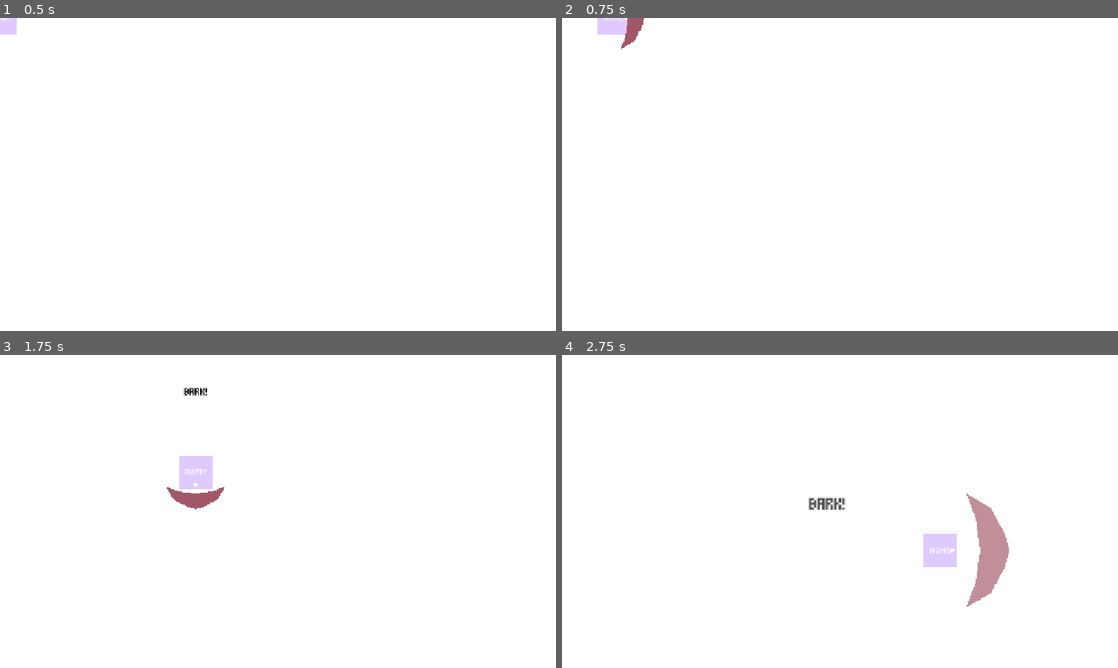
Above: before the commit, frames 1-4 (two rows, left to right).
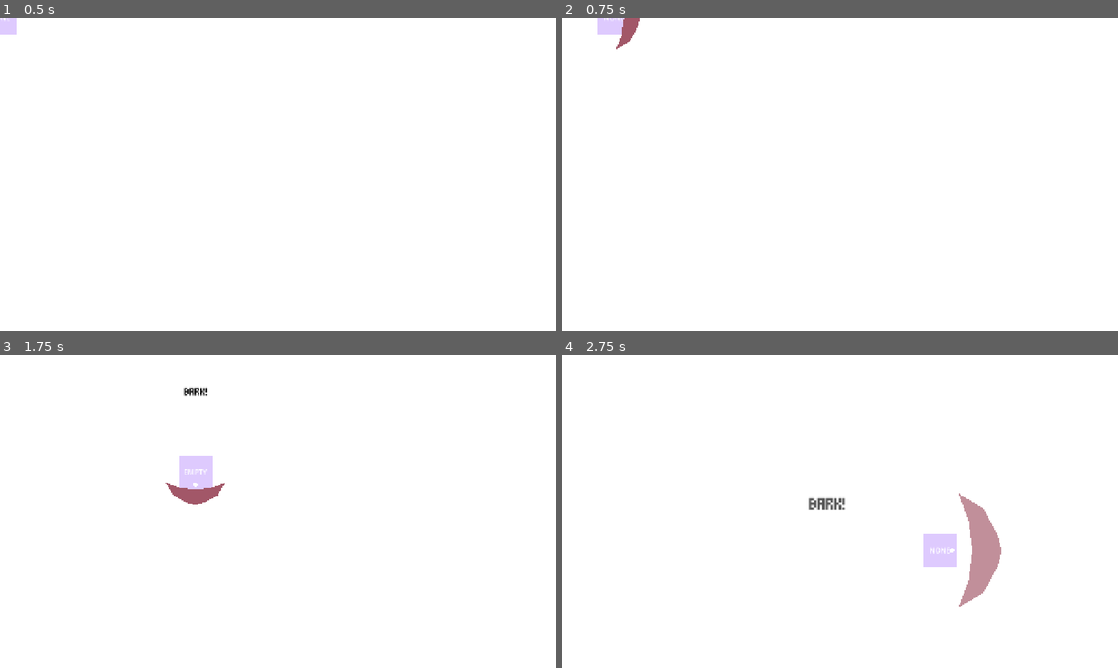
Above: after the commit, the same moments.

Repository: OzelotVanilla/GJ_One
Game: Godot game, scene res://scenes/actors/WanCat/WanCat.tscn
Same seed, same stepped clock (60 frames per second), same inputs: the game is played once before the commit and once after it. The project has no main scene, so this scene is started directly.
Inputs (mouse positions are in pixels of both pictures, inside the frame that each line leads up to):
- Up to frame 1 (0.5 s): no input
- Up to frame 2 (0.75 s): tap Enter at 0.5 s; move the mouse to (962, 158) at 0.52 s; hold D (move_right) from 0.53 s (still down); hold Space (bark) from 0.53 s (still down); click (962, 158) at 0.67 s
- Up to frame 3 (1.75 s): move the mouse to (166, 527) at 1.27 s; release D (move_right) at 1.28 s; release Space (bark) at 1.28 s; hold S (move_down) from 1.28 s (still down); tap E (ability_next) at 1.35 s; tap Space (bark) at 1.55 s
- Up to frame 4 (2.75 s): move the mouse to (895, 442) at 2.02 s; release S (move_down) at 2.03 s; hold D (move_right) from 2.03 s (still down); hold Q (ability_prev) from 2.03 s (still down); tap Space (bark) at 2.3 s

Frame 1 is identical in both runs. In frame 2, 0.1% of the frame differs, in the area x 9-15%, y 0-10%; in frame 3, 0.3%; in frame 4, 1.0%, in the area x 71-81%, y 44-81%.

Commit message:
refact - `BarkWave`'s two types of entering: `entered` and `received`

Diff:
--- a/scenes/effects/BarkWave/BarkWave.gd
+++ b/scenes/effects/BarkWave/BarkWave.gd
@@ -82,6 +82,16 @@
 
     self.queue_redraw()
 
+## This is called when any part of the wave touches the target body/area.
+func notifyBarkWaveEntered(node: Node2D):
+    if node.has_method("on_BarkWave_enterted"):
+        node.on_BarkWave_enterted(self)
+
+## This is called when the core area of the wave touches a body/area.
+func notifyBarkWaveReceived(node: Node2D):
+    if node.has_method("on_BarkWave_received"):
+        node.on_BarkWave_received(self)
+
 func __onReady__():
     self.initial_polygon = self.collision_polygon_2d.polygon
     self.updateWaveShape()
--- a/scenes/effects/BarkWave/BarkWave.tscn
+++ b/scenes/effects/BarkWave/BarkWave.tscn
@@ -1,12 +1,24 @@
 [gd_scene format=3 uid="uid://c6ddxjmqxrwdd"]
 
 [ext_resource type="Script" uid="uid://bqmix0e24rsg7" path="res://scenes/effects/BarkWave/BarkWave.gd" id="1_awi0m"]
+
+[sub_resource type="CircleShape2D" id="CircleShape2D_awi0m"]
 
 [node name="BarkWave" type="Area2D" unique_id=1368411417 groups=["bark_wave"]]
 script = ExtResource("1_awi0m")
 
 [node name="CollisionPolygon2D" type="CollisionPolygon2D" parent="." unique_id=1235194504]
-polygon = PackedVector2Array(-52, -148, -27, -82, -16, 0, -27, 82, -52, 148, 12, 110, 50, 40, 60, 0, 50, -40, 12, -110)
+polygon = PackedVector2Array(-72, -148, -47, -82, -36, 0, -47, 82, -72, 148, -8, 110, 30, 40, 40, 0, 30, -40, -8, -110)
 
 [node name="ColourBg" type="Polygon2D" parent="." unique_id=1534035439]
 modulate = Color(0.63529414, 0.34117648, 0.40784314, 1)
+
+[node name="Core" type="Area2D" parent="." unique_id=1632967449]
+
+[node name="CollisionShape2D" type="CollisionShape2D" parent="Core" unique_id=77267519]
+shape = SubResource("CircleShape2D_awi0m")
+
+[connection signal="area_entered" from="." to="." method="notifyBarkWaveEntered"]
+[connection signal="body_entered" from="." to="." method="notifyBarkWaveEntered"]
+[connection signal="area_entered" from="Core" to="." method="notifyBarkWaveReceived"]
+[connection signal="body_entered" from="Core" to="." method="notifyBarkWaveReceived"]
